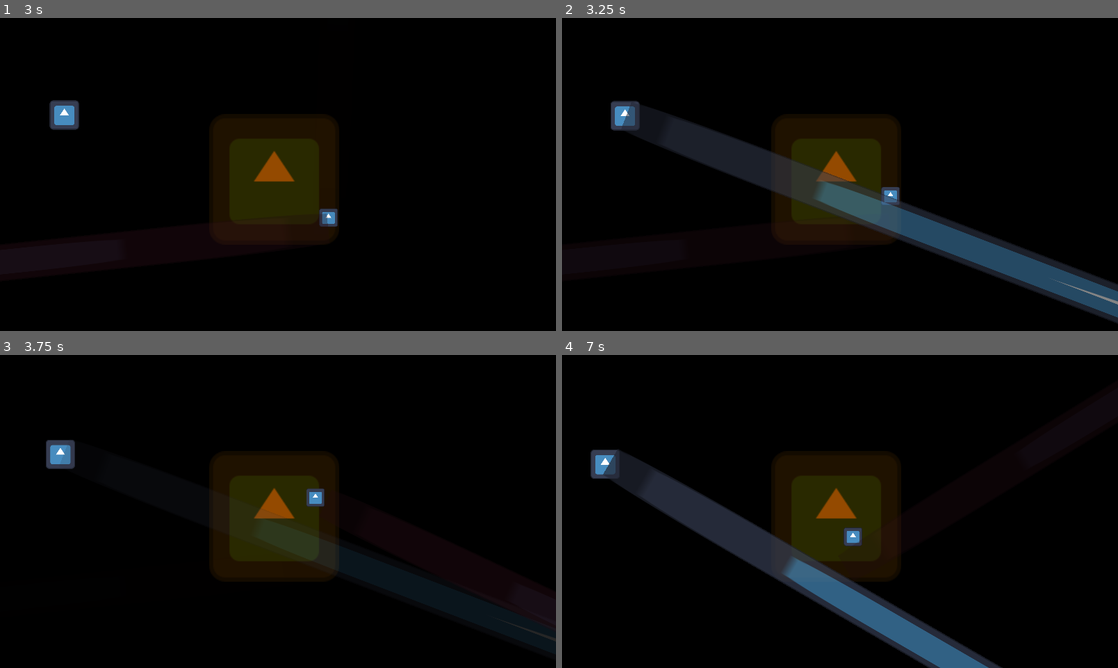
Above: before the commit, frames 1-4 (two rows, left to right).
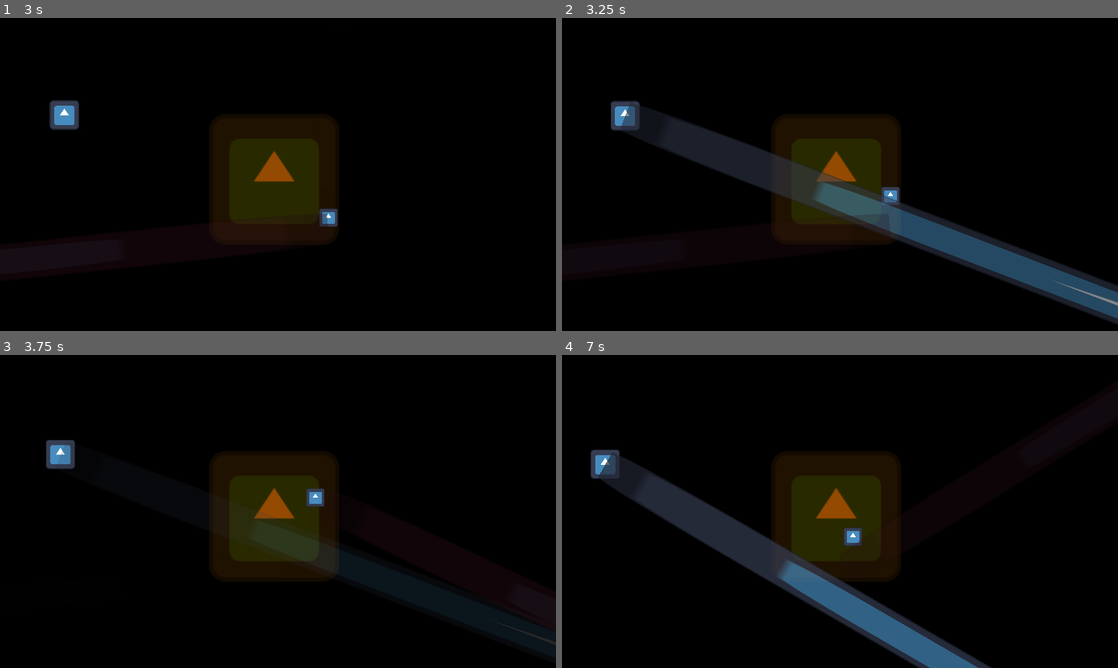
Above: after the commit, the same moments.

Repository: deppong/ludumdare54
Game: Godot game, scene res://objects/main.tscn
Two runs of this game, one before a commit and one after it. Both use one fixed random seed, a clock stepped at 60 frames per second and the inputs below. The engine's default icon, where the game draws it, is replaced by a stand-in: a white triangle on a blue panel in a dark square.
Inputs (mouse positions are in pixels of both pictures, inside the frame that each line leads up to):
- Up to frame 1 (3 s): move the mouse to (400, 158) at 0.52 s; hold D (MoveRight) 0.53-1.28 s; click (400, 158) at 0.6 s; move the mouse to (166, 190) at 1.27 s; hold S (MoveDown) 1.28-2.03 s; click (166, 190) at 1.35 s; move the mouse to (333, 105) at 2.02 s; hold D (MoveRight) 2.03-2.78 s; click (333, 105) at 2.1 s; move the mouse to (250, 237) at 2.77 s; hold W (MoveUp) from 2.78 s (still down); click (250, 237) at 2.85 s
- Up to frame 2 (3.25 s): keep holding W (MoveUp)
- Up to frame 3 (3.75 s): move the mouse to (444, 558) at 3.52 s; release W (MoveUp) at 3.53 s; hold A (MoveLeft) from 3.53 s (still down); click (444, 558) at 3.6 s
- Up to frame 4 (7 s): move the mouse to (673, 464) at 4.27 s; click (673, 464) at 4.35 s; move the mouse to (867, 511) at 5.02 s; release A (MoveLeft) at 5.03 s; hold S (MoveDown) 5.03-5.78 s; click (867, 511) at 5.1 s; move the mouse to (756, 433) at 5.77 s; hold D (MoveRight) 5.78-6.53 s; click (756, 433) at 5.85 s; move the mouse to (962, 495) at 6.52 s; hold W (MoveUp) from 6.53 s (still down); click (962, 495) at 6.6 s

Frame 1 is identical in both runs. In frame 2, 1.0% of the frame differs, in the area x 10-100%, y 28-98%; in frame 3, 0.1%; in frame 4, 3.7%, in the area x 6-80%, y 30-100%.

Commit message:
made beam position follow the enemy as it moves

Diff:
--- a/objects/enemy_beam.tscn
+++ b/objects/enemy_beam.tscn
@@ -86,67 +86,6 @@
 "handle_modes": PackedInt32Array(0),
 "points": PackedFloat32Array(1, -0.25, 0, 0.25, 0),
 "times": PackedFloat32Array(0)
-}
-
-[sub_resource type="Animation" id="Animation_ghkfr"]
-resource_name = "player_beam_fadeOut"
-tracks/0/type = "bezier"
-tracks/0/imported = false
-tracks/0/enabled = true
-tracks/0/path = NodePath(".:modulate:r")
-tracks/0/interp = 1
-tracks/0/loop_wrap = true
-tracks/0/keys = {
-"handle_modes": PackedInt32Array(0, 0),
-"points": PackedFloat32Array(1, -0.25, 0, 0.25, 0, 1, -0.25, 0, 0.25, 0),
-"times": PackedFloat32Array(0, 1)
-}
-tracks/1/type = "bezier"
-tracks/1/imported = false
-tracks/1/enabled = true
-tracks/1/path = NodePath(".:modulate:g")
-tracks/1/interp = 1
-tracks/1/loop_wrap = true
-tracks/1/keys = {
-"handle_modes": PackedInt32Array(0, 0, 0),
-"points": PackedFloat32Array(1, -0.25, 0, 0.25, 0, 1, -0.25, 0, 0.25, 0, 1, -0.25, 0, 0.25, 0),
-"times": PackedFloat32Array(0, 1, 1.0001)
-}
-tracks/2/type = "bezier"
-tracks/2/imported = false
-tracks/2/enabled = true
-tracks/2/path = NodePath(".:modulate:b")
-tracks/2/interp = 1
-tracks/2/loop_wrap = true
-tracks/2/keys = {
-"handle_modes": PackedInt32Array(0, 0),
-"points": PackedFloat32Array(1, -0.25, 0, 0.25, 0, 1, -0.25, 0, 0.25, 0),
-"times": PackedFloat32Array(0, 1)
-}
-tracks/3/type = "bezier"
-tracks/3/imported = false
-tracks/3/enabled = true
-tracks/3/path = NodePath(".:modulate:a")
-tracks/3/interp = 1
-tracks/3/loop_wrap = true
-tracks/3/keys = {
-"handle_modes": PackedInt32Array(0, 0),
-"points": PackedFloat32Array(1, -0.25, 0, 0.25, 0, 0, -0.25, 0, 0.25, 0),
-"times": PackedFloat32Array(0, 1)
-}
-tracks/4/type = "method"
-tracks/4/imported = false
-tracks/4/enabled = true
-tracks/4/path = NodePath(".")
-tracks/4/interp = 1
-tracks/4/loop_wrap = true
-tracks/4/keys = {
-"times": PackedFloat32Array(1),
-"transitions": PackedFloat32Array(1),
-"values": [{
-"args": [],
-"method": &"queue_free"
-}]
 }
 
 [sub_resource type="Animation" id="Animation_sypgi"]
@@ -214,6 +153,67 @@
 "times": PackedFloat32Array(0, 0.0544073, 0.100102, 0.130577, 0.158869, 0.198042, 0.243745, 0.282925, 0.302504, 0.341678, 0.385203, 0.413495, 0.450492, 0.470079, 0.7595, 0.881398, 0.945745, 1.29489)
 }
 
+[sub_resource type="Animation" id="Animation_ghkfr"]
+resource_name = "player_beam_fadeOut"
+tracks/0/type = "bezier"
+tracks/0/imported = false
+tracks/0/enabled = true
+tracks/0/path = NodePath(".:modulate:r")
+tracks/0/interp = 1
+tracks/0/loop_wrap = true
+tracks/0/keys = {
+"handle_modes": PackedInt32Array(0, 0),
+"points": PackedFloat32Array(1, -0.25, 0, 0.25, 0, 1, -0.25, 0, 0.25, 0),
+"times": PackedFloat32Array(0, 1)
+}
+tracks/1/type = "bezier"
+tracks/1/imported = false
+tracks/1/enabled = true
+tracks/1/path = NodePath(".:modulate:g")
+tracks/1/interp = 1
+tracks/1/loop_wrap = true
+tracks/1/keys = {
+"handle_modes": PackedInt32Array(0, 0, 0),
+"points": PackedFloat32Array(1, -0.25, 0, 0.25, 0, 1, -0.25, 0, 0.25, 0, 1, -0.25, 0, 0.25, 0),
+"times": PackedFloat32Array(0, 1, 1.0001)
+}
+tracks/2/type = "bezier"
+tracks/2/imported = false
+tracks/2/enabled = true
+tracks/2/path = NodePath(".:modulate:b")
+tracks/2/interp = 1
+tracks/2/loop_wrap = true
+tracks/2/keys = {
+"handle_modes": PackedInt32Array(0, 0),
+"points": PackedFloat32Array(1, -0.25, 0, 0.25, 0, 1, -0.25, 0, 0.25, 0),
+"times": PackedFloat32Array(0, 1)
+}
+tracks/3/type = "bezier"
+tracks/3/imported = false
+tracks/3/enabled = true
+tracks/3/path = NodePath(".:modulate:a")
+tracks/3/interp = 1
+tracks/3/loop_wrap = true
+tracks/3/keys = {
+"handle_modes": PackedInt32Array(0, 0),
+"points": PackedFloat32Array(1, -0.25, 0, 0.25, 0, 0, -0.25, 0, 0.25, 0),
+"times": PackedFloat32Array(0, 1)
+}
+tracks/4/type = "method"
+tracks/4/imported = false
+tracks/4/enabled = true
+tracks/4/path = NodePath(".")
+tracks/4/interp = 1
+tracks/4/loop_wrap = true
+tracks/4/keys = {
+"times": PackedFloat32Array(1),
+"transitions": PackedFloat32Array(1),
+"values": [{
+"args": [],
+"method": &"queue_free"
+}]
+}
+
 [sub_resource type="AnimationLibrary" id="AnimationLibrary_63hkf"]
 _data = {
 "RESET": SubResource("Animation_px7sy"),
--- a/scripts/enemy.gd
+++ b/scripts/enemy.gd
@@ -26,9 +26,9 @@
 
 func fire(direction: Vector2):
 	var beamInst = beam.instantiate()
-	beamInst.position = position
+	#beamInst.position = position
 	beamInst.rotation = get_angle_to(direction)
-	get_parent().add_child(beamInst)
+	add_child(beamInst)
 
 func _on_attack_timer_timeout():
 	fire(player.position)
